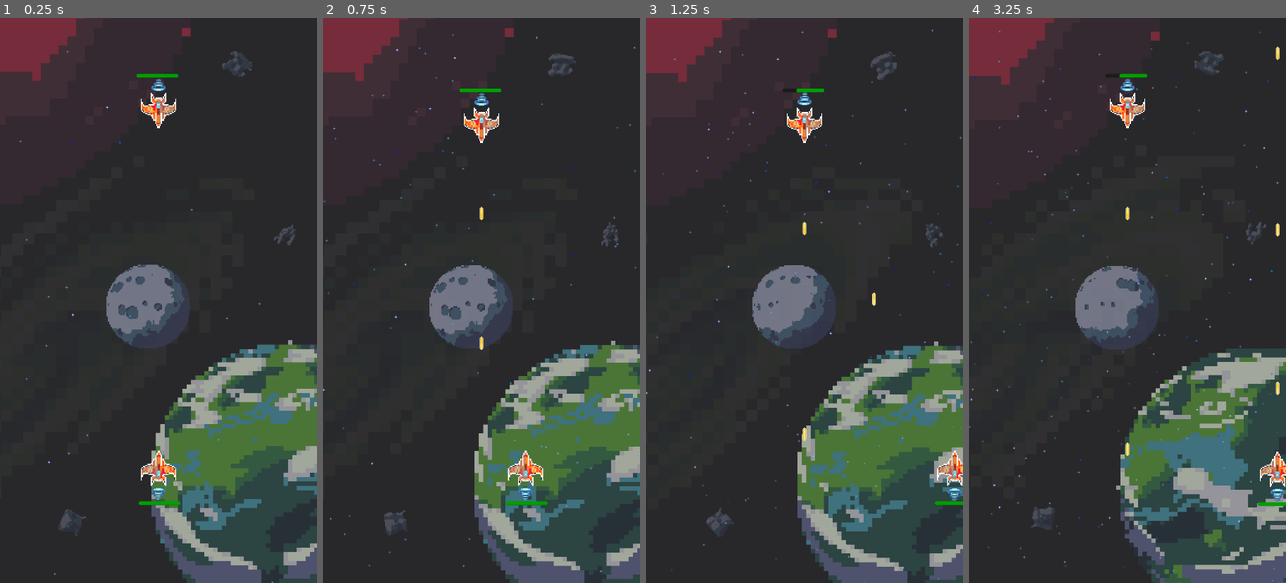
Above: before the commit, frames 1-4 (left to right).
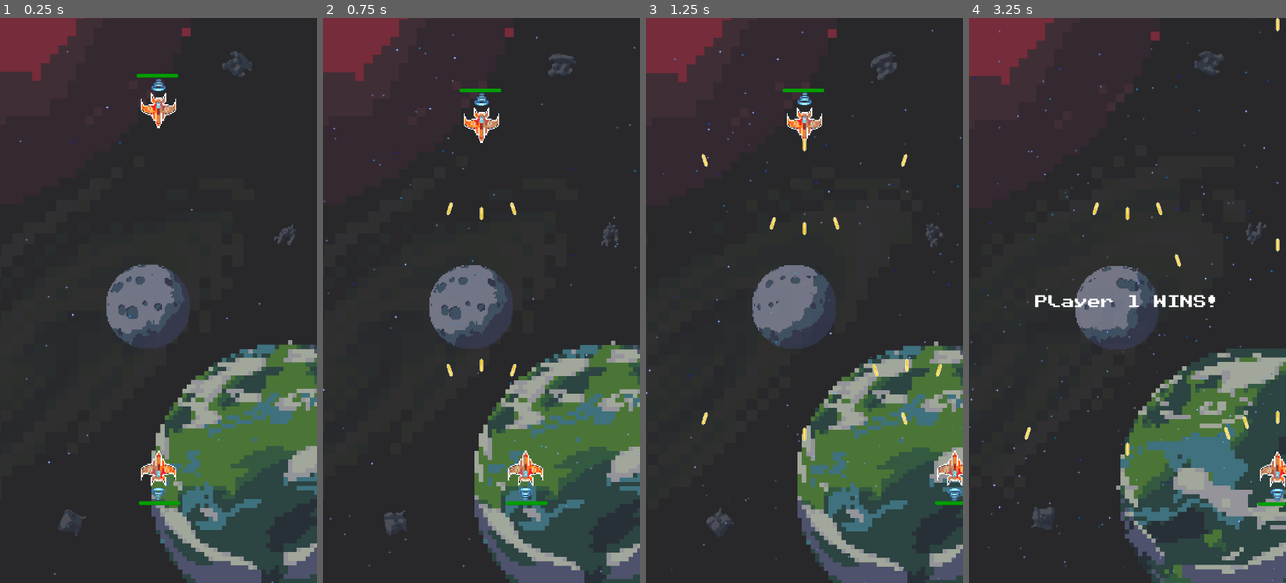
Above: after the commit, the same moments.

Repository: justCallMeJeg/ChaosWingNemesis
Game: Godot game, scene res://src/main.tscn
The game is run twice, just before and just after one commit, with the same random seed, the same clock (stepped at 60 frames per second) and the same inputs. This scene is started directly instead of the project's main scene. The engine's default icon, where the game draws it, is replaced by a stand-in: a white triangle on a blue panel in a dark square.
Inputs:
- Up to frame 1 (0.25 s): no input
- Up to frame 2 (0.75 s): tap Enter at 0.5 s; hold D (P1Right) from 0.53 s (still down); tap Down (P2Down) at 0.6 s
- Up to frame 3 (1.25 s): keep holding D (P1Right); tap Space at 0.77 s
- Up to frame 4 (3.25 s): release D (P1Right) at 1.28 s; hold S (P1Down) 1.28-2.03 s; tap Left (P2Left) at 1.35 s; tap Space at 1.52, 3.02 s; hold D (P1Right) 2.03-2.78 s; tap Right (P2Right) at 2.1 s; hold W (P1Up) from 2.78 s (still down); tap Up (P2Up) at 2.85 s

Frame 1 is identical in both runs. In frame 2, 0.2% of the frame differs, in the area x 38-62%, y 32-64%; in frame 3, 0.3%; in frame 4, 1.4%, in the area x 17-100%, y 0-87%.

Commit message:
Test

Diff:
--- /dev/null
+++ b/src/Scenes/Augments/TripleShot.tscn
@@ -0,0 +1,6 @@
+[gd_scene load_steps=2 format=3 uid="uid://27e0167okjdd"]
+
+[ext_resource type="Script" path="res://src/Scripts/Augments/TripleShot.gd" id="1_11gyc"]
+
+[node name="TripleShot" type="Node"]
+script = ExtResource("1_11gyc")
--- a/src/Scenes/ShipTypes/Constructor.tscn
+++ b/src/Scenes/ShipTypes/Constructor.tscn
@@ -1,8 +1,7 @@
-[gd_scene load_steps=8 format=3 uid="uid://c0xmpg4go2vyl"]
+[gd_scene load_steps=7 format=3 uid="uid://c0xmpg4go2vyl"]
 
 [ext_resource type="PackedScene" uid="uid://c8rp2pvakxqyu" path="res://src/Scenes/ShipTypes/BaseShip.tscn" id="1_qes1a"]
 [ext_resource type="Texture2D" uid="uid://staskvsqd4hs" path="res://src/Assets/Player/Ships/CONSTRUCTOR_SHIP_SPRITE.png" id="2_vali0"]
-[ext_resource type="PackedScene" uid="uid://bqy5iajnuyufp" path="res://src/Scenes/Augments/Upgraded.tscn" id="3_4p1bj"]
 
 [sub_resource type="AtlasTexture" id="AtlasTexture_blrhh"]
 atlas = ExtResource("2_vali0")
@@ -50,7 +49,5 @@
 animation = &"center"
 autoplay = "center"
 
-[node name="Upgraded" parent="AugmentSlot" index="0" instance=ExtResource("3_4p1bj")]
-
 [node name="CollisionPolygon2D" parent="HitboxComponent" index="0"]
 polygon = PackedVector2Array(-1, -4, -1, -8, 1, -8, 1, -4, 3, -4, 3, -3, 4, -3, 4, -1, 5, -1, 5, -3, 7, -3, 7, 0, 8, 0, 8, 3, 6, 3, 3, 3, 3, 6, 2, 6, 2, 7, 1, 7, 1, 8, -1, 8, -1, 7, -2, 7, -2, 6, -3, 6, -3, 3, -8, 3, -8, 0, -7, 0, -7, -3, -5, -3, -5, -1, -4, -1, -4, -3, -3, -3, -3, -4)
--- a/src/Scenes/ShipTypes/Juggernaut.tscn
+++ b/src/Scenes/ShipTypes/Juggernaut.tscn
@@ -1,8 +1,7 @@
-[gd_scene load_steps=8 format=3 uid="uid://4t2w033ehfi6"]
+[gd_scene load_steps=7 format=3 uid="uid://4t2w033ehfi6"]
 
 [ext_resource type="PackedScene" uid="uid://c8rp2pvakxqyu" path="res://src/Scenes/ShipTypes/BaseShip.tscn" id="1_6v8jn"]
 [ext_resource type="Texture2D" uid="uid://mop5gpi2ngdj" path="res://src/Assets/Player/Ships/JUGGERNAUT_SHIP_SPRITE.png" id="2_pobwn"]
-[ext_resource type="PackedScene" uid="uid://c87ffhq2v4g3g" path="res://src/Scenes/Augments/GIGGA.tscn" id="3_y7t6j"]
 
 [sub_resource type="AtlasTexture" id="AtlasTexture_kovuy"]
 atlas = ExtResource("2_pobwn")
@@ -50,8 +49,6 @@
 animation = &"center"
 autoplay = "center"
 
-[node name="Gigga" parent="AugmentSlot" index="0" instance=ExtResource("3_y7t6j")]
-
 [node name="CollisionPolygon2D" parent="HitboxComponent" index="0"]
 position = Vector2(-1, 0)
 polygon = PackedVector2Array(0, -8, 0, -8, 2, -8, 3, -8, 3, -5, 3, -3, 4, -3, 4, -2, 3, -2, 3, 0, 5, 0, 5, 1, 7, 1, 7,  …(192 unchanged characters)…
--- a/src/Scenes/ShipTypes/Phantom.tscn
+++ b/src/Scenes/ShipTypes/Phantom.tscn
@@ -1,8 +1,7 @@
-[gd_scene load_steps=8 format=3 uid="uid://bedwkfcverj5n"]
+[gd_scene load_steps=7 format=3 uid="uid://bedwkfcverj5n"]
 
 [ext_resource type="PackedScene" uid="uid://c8rp2pvakxqyu" path="res://src/Scenes/ShipTypes/BaseShip.tscn" id="1_nhe6b"]
 [ext_resource type="Texture2D" uid="uid://cb65cacwttkn4" path="res://src/Assets/Player/Ships/PHANTOM_SHIP_SPRITE.png" id="2_sydmj"]
-[ext_resource type="PackedScene" uid="uid://dy8d06efpfs7y" path="res://src/Scenes/Augments/SMOL.tscn" id="3_tpnjf"]
 
 [sub_resource type="AtlasTexture" id="AtlasTexture_0e1s8"]
 atlas = ExtResource("2_sydmj")
@@ -50,7 +49,5 @@
 animation = &"center"
 autoplay = "center"
 
-[node name="Smol" parent="AugmentSlot" index="0" instance=ExtResource("3_tpnjf")]
-
 [node name="CollisionPolygon2D" parent="HitboxComponent" index="0"]
 polygon = PackedVector2Array(-6, -2, -6, -7, -4, -7, -4, -2, -2, -2, -1, -2, -1, -6, 1, -6, 1, -2, 4, -2, 4, -7, 6, -7, 6, 0, 8, 0, 8, 3, 2, 3, 2, 5, 4, 5, 4, 6, -4, 6, -4, 5, -2, 5, -2, 3, -8, 3, -8, 0, -6, 0)
--- a/src/Scenes/ShipTypes/Razor.tscn
+++ b/src/Scenes/ShipTypes/Razor.tscn
@@ -1,8 +1,7 @@
-[gd_scene load_steps=8 format=3 uid="uid://b8vqc0op5yvin"]
+[gd_scene load_steps=7 format=3 uid="uid://b8vqc0op5yvin"]
 
 [ext_resource type="PackedScene" uid="uid://c8rp2pvakxqyu" path="res://src/Scenes/ShipTypes/BaseShip.tscn" id="1_dmkn7"]
 [ext_resource type="Texture2D" uid="uid://drwagfl2ij6ef" path="res://src/Assets/Player/Ships/RAZOR_SHIP_SPRITE.png" id="2_fj3f7"]
-[ext_resource type="PackedScene" uid="uid://b65cx8udqnvus" path="res://src/Scenes/Augments/RAPIDFIRE.tscn" id="3_7w80v"]
 
 [sub_resource type="AtlasTexture" id="AtlasTexture_vihl2"]
 atlas = ExtResource("2_fj3f7")
@@ -50,7 +49,5 @@
 animation = &"center"
 autoplay = "center"
 
-[node name="Rapidfire" parent="AugmentSlot" index="0" instance=ExtResource("3_7w80v")]
-
 [node name="CollisionPolygon2D" parent="HitboxComponent" index="0"]
 polygon = PackedVector2Array(-3, -2, -3, -4, -1, -4, -1, -7, 1, -7, 1, -4, 3, -4, 3, -2, 5, -2, 5, -1, 7, -1, 7, 0, 8, 0, 8, 3, 3, 3, 3, 4, 3, 6, -3, 6, -3, 3, -8, 3, -8, 0, -7, 0, -7, -1, -5, -1, -5, -2)
--- a/src/Scripts/Augments/FUELED.gd
+++ b/src/Scripts/Augments/FUELED.gd
@@ -1,6 +1,7 @@
 extends Node
 
-@onready var INPUTCOMPONENT : InputComponent = $"/root/Main/BaseShip/InputComponent"
+@onready var INPUT_COMPONENT : InputComponent = $"/root/Main/BaseShip/InputComponent"
+
 # Called when the node enters the scene tree for the first time.
 func _ready():
-	INPUTCOMPONENT.SPEED += INPUTCOMPONENT.SPEED * 0.3
+	INPUT_COMPONENT.SPEED += INPUT_COMPONENT.SPEED * 0.3
--- /dev/null
+++ b/src/Scripts/Augments/TripleShot.gd
@@ -0,0 +1,9 @@
+extends Node
+
+@onready var main = get_tree().get_root().get_node("Main")
+var PLAYER_ID : String
+func _ready():
+	PLAYER_ID = self.get_parent().get_parent().name
+	var SHOOTING_COMPONENT : ShootingComponent = main.get_node(PLAYER_ID).get_child(5)
+	SHOOTING_COMPONENT.BulletSpread = true
+	print(PLAYER_ID)
--- a/src/main.gd
+++ b/src/main.gd
@@ -32,10 +32,12 @@
 const HORIZON_MUSIC = preload("res://src/Assets/Sound/BG/HORIZON.ogg")
 const TERAN_MUSIC = preload("res://src/Assets/Sound/BG/TERAN.ogg")
 
+#Augments
 var SMOL = preload("res://src/Scenes/Augments/SMOL.tscn").instantiate()
 var FUELED = preload("res://src/Scenes/Augments/FUELED.tscn").instantiate()
 var GIGGA =  preload("res://src/Scenes/Augments/GIGGA.tscn").instantiate()
 var RAPIDFIRE = preload("res://src/Scenes/Augments/RAPIDFIRE.tscn").instantiate()
+var TRIPLESHOT = preload("res://src/Scenes/Augments/TripleShot.tscn").instantiate()
 
 # Called when the node enters the scene tree for the first time.
 func _ready():
@@ -73,6 +75,7 @@
 	P2Ship = availableShips[GameManager.P2SelectedShip].instantiate()
 	#P1Ship.get_child(3).set_script("res://src/Scripts/Components/P1InputComponent.gd")
 	#P1Ship.get_child(3).set("MOVE_COMPONENT", P1Ship.get_child(2))
+	#P1Ship.name = "Player1"
 	P1Ship.set_collision_mask(5)
 	P1Ship.get_child(3).set("SPEED", 500)
 	P1Ship.get_child(3).set("player_ID", "1")
@@ -82,10 +85,12 @@
 	P1Ship.get_child(9).set_collision_mask(16)
 	P1Ship.get_child(9).set_collision_layer(32)
 	#adding augments
-	#P1Ship.get_child(6).add_child(SMOL)
+	P1Ship.get_child(6).add_child(TRIPLESHOT.duplicate())
+
 
 	#P2Ship.get_child(3).set_script("res://src/Scripts/Components/P2InputComponent.gd")
 	#P2Ship.get_child(3).set("MOVE_COMPONENT", P2Ship.get_child(2))
+	#P2Ship.name = "Player2"
 	P2Ship.set_collision_mask(3)
 	P2Ship.get_child(3).set("SPEED", 500)
 	P2Ship.get_child(3).set("player_ID", "2")
@@ -95,7 +100,7 @@
 	P2Ship.get_child(9).set_collision_mask(8)
 	P2Ship.get_child(9).set_collision_layer(64)
 	#adding augments
-	#P2Ship.get_child(6).add_child(RAPIDFIRE)
+	P2Ship.get_child(6).add_child(TRIPLESHOT.duplicate())
 
 
 	add_child(P1Ship)
